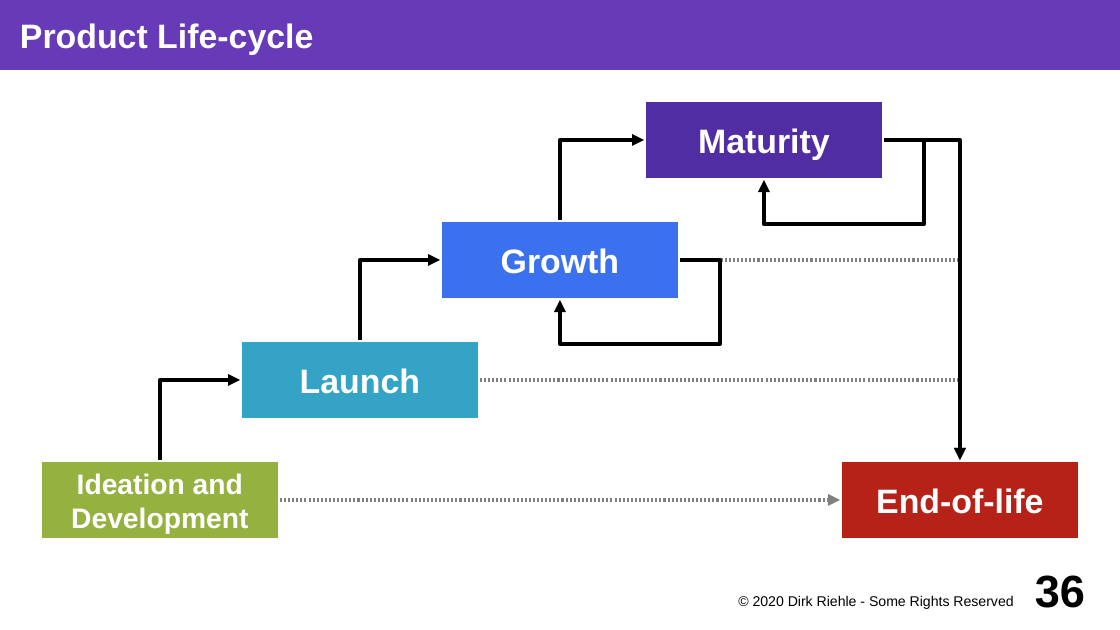
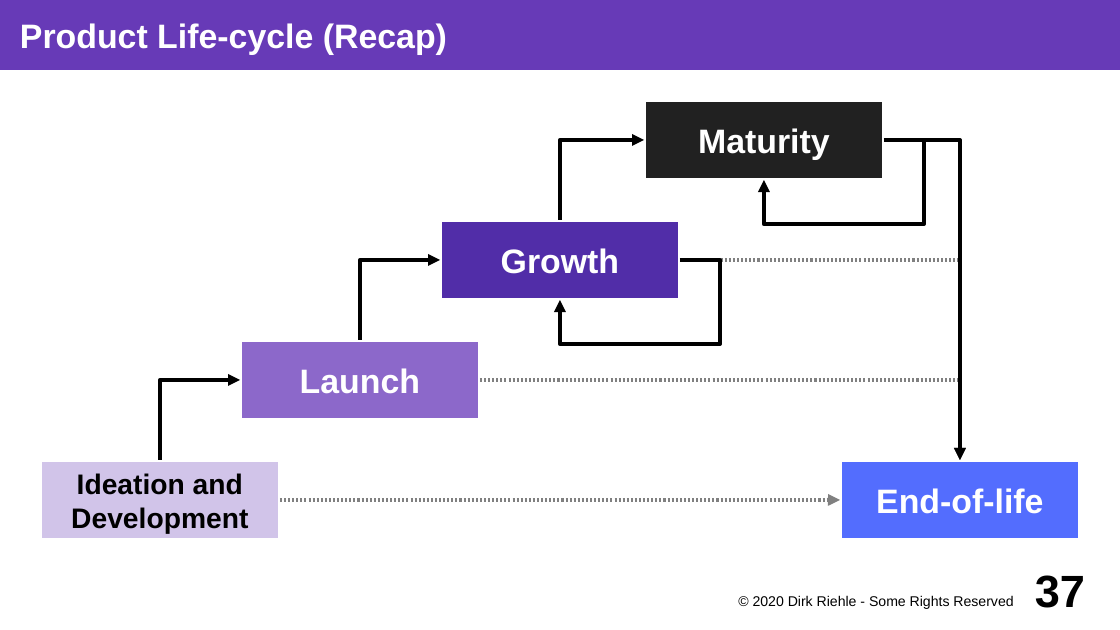
Before and after one commit to dirkriehle/coss-course, a slide deck: slide 37 of Lecture slides/COSS C04 - Product Strategies.odp (slide 36 before the commit). Drawn at 1120x630 pixels with LibreOffice and Linux fonts; fonts in the diff are those of the drawing. Boxes give left, top, right and bottom in pixels: in the first picture for what was removed or moved away, otherwise in the second. Text is boxed around its words. In the diff, an @@ line names an element or a change of style, - is before the commit and + after.

```diff
--- a/Lecture slides/COSS C04 - Product Strategies.odp
+++ b/Lecture slides/COSS C04 - Product Strategies.odp
@@ title at [20,23,447,55]: text changed @@
-Product Life-cycle
+Product Life-cycle (Recap)
@@ rectangle "Maturity" at [644,100,884,180]: fill #502DA2 to #212121 @@
@@ rectangle "Growth" at [440,221,680,301]: fill #3B70EE to #512DA8 @@
@@ rectangle "Launch" at [240,340,480,421]: fill #34A3C5 to #8C68CA @@
@@ rectangle "Ideation and" at [40,460,279,541]: text colour #FFFFFF to #000000; fill #95B241 to #D1C4E9 @@
@@ rectangle "End-of-life" at [841,460,1080,541]: fill #B62118 to #536DFE @@
@@ page number at [1035,575,1085,608]: text changed @@
-36
+37
```
Also in this commit, not shown: 5 other slides changed, 1 slide added, 3 other files.
